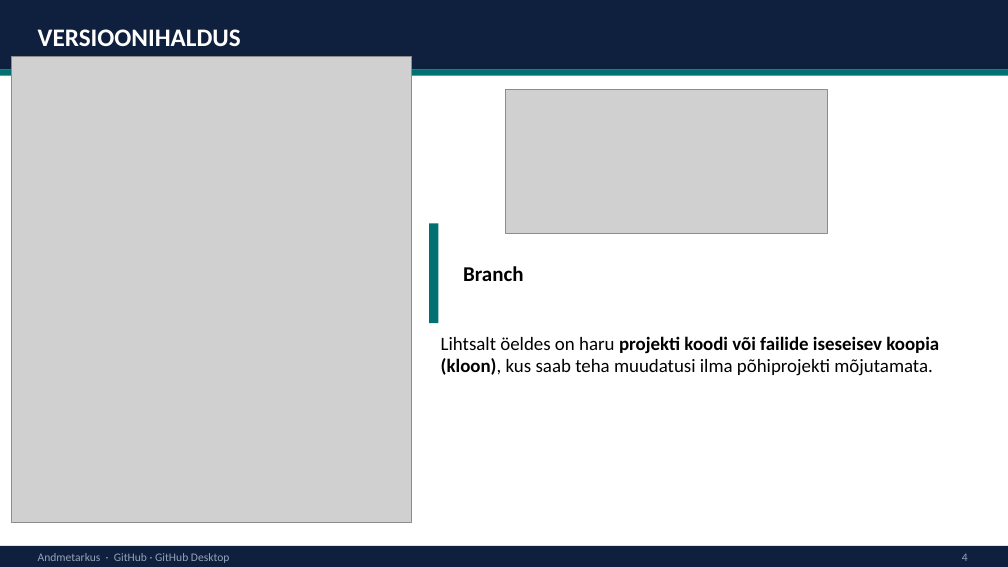
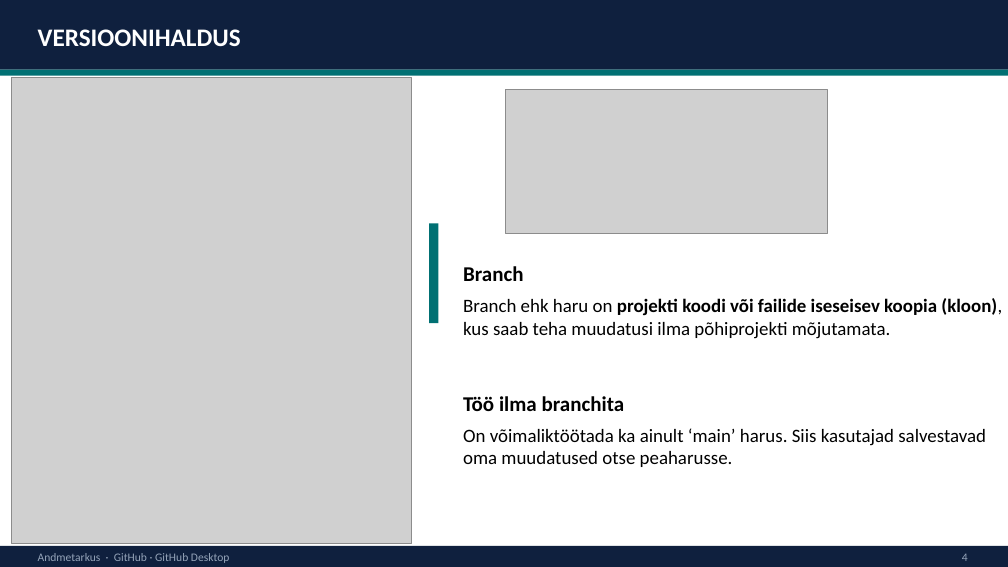
Before and after one commit to emilieabel/andmetarkus, a slide deck: slide 4 of Materjalid/Day15 Github/github-desktop-esitlus.pptx. Drawn at 1008x567 pixels with LibreOffice and Linux fonts; fonts in the diff are those of the drawing; grey boxes stand for pictures. Boxes give left, top, right and bottom in pixels: in the first picture for what was removed or moved away, otherwise in the second. Text is boxed around its words. In the diff, an @@ line names an element or a change of style, - is before the commit and + after.

```diff
--- a/Materjalid/Day15 Github/github-desktop-esitlus.pptx
+++ b/Materjalid/Day15 Github/github-desktop-esitlus.pptx
@@ picture: place and size @@
-picture at (11, 57, 412, 523)
+picture at (11, 78, 412, 544)
@@ text at (463, 298, 1002, 339): text changed @@
-Lihtsalt öeldes on haru projekti koodi või failide iseseisev koopia (kloon), kus saab teha muudatusi ilma põhiprojekti mõjutamata.
+Branch ehk haru on projekti koodi või failide iseseisev koopia (kloon), kus saab teha muudatusi ilma põhiprojekti mõjutamata.
@@ text added at (463, 396, 625, 411), 20 pt, text #000000, bold @@
+Töö ilma branchita
@@ text added at (463, 428, 986, 467), 18 pt, text #000000 @@
+On võimaliktöötada ka ainult ‘main’ harus. Siis kasutajad salvestavad oma muudatused otse peaharusse.
```
Also in this commit, not shown: 2 slides added, 57 other files.
